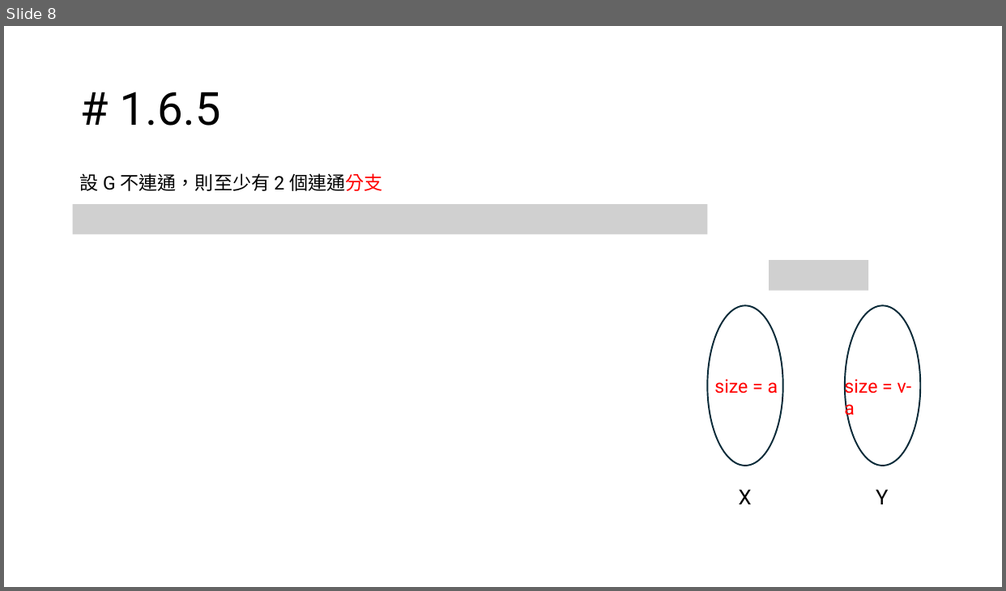
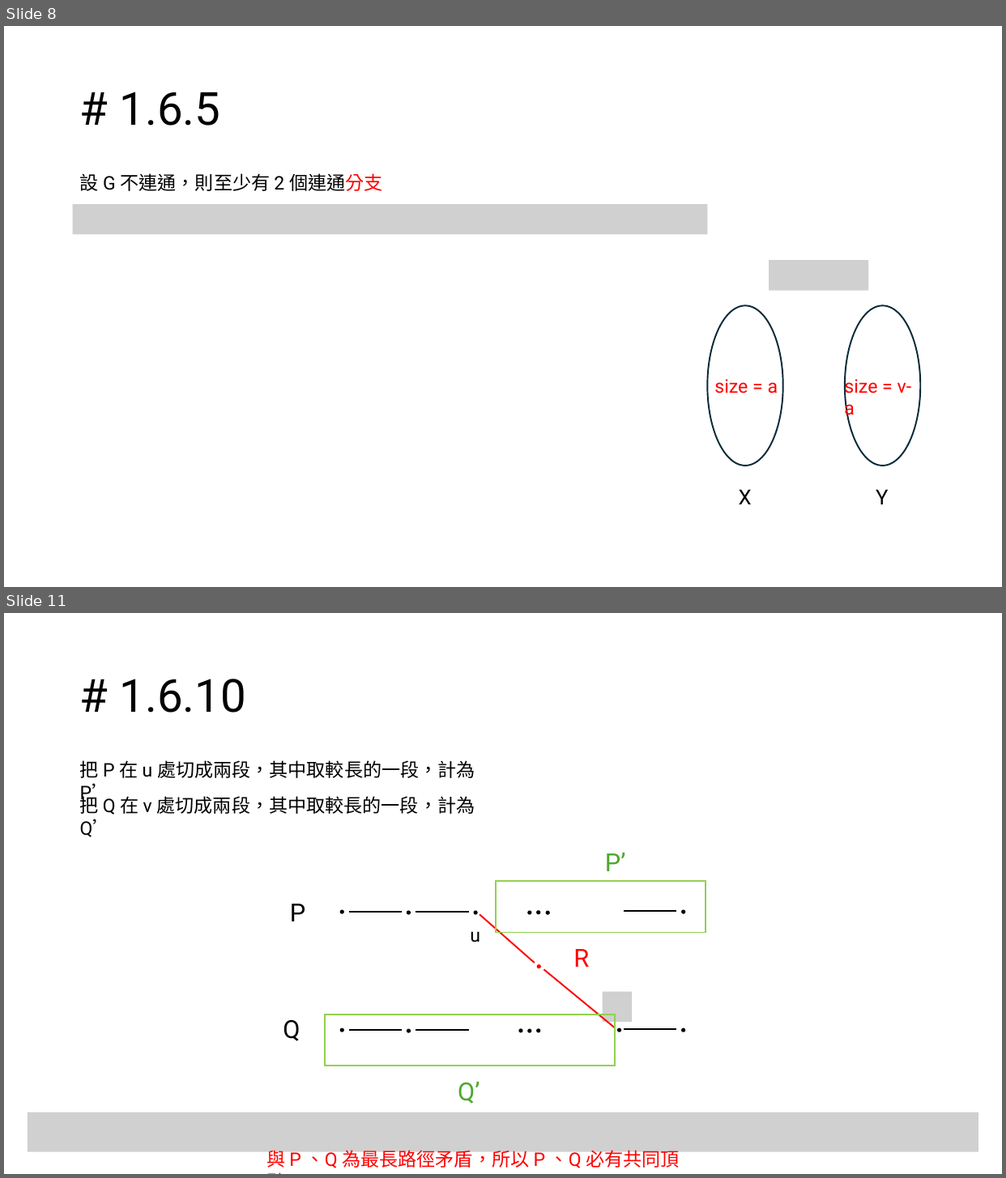
Before and after one commit to PuiPu/senior-college-spring, a slide deck: 圖論/期中圖.pptx. Shown one above the other, each under a label of ours: slide 8 before the commit, slides 8 and 11 after it; the slides between them are not shown. The pictures are 1006x591 and 1006x1178 pixels, drawn with LibreOffice and Linux fonts; fonts in the diff are those of the drawing; grey boxes stand for pictures. Boxes give left, top, right and bottom in pixels: in the first picture for what was removed or moved away, otherwise in the second. Text is boxed around its words. In the diff, an @@ line names an element or a change of style, - is before the commit and + after.

```diff
--- a/圖論/期中圖.pptx
+++ b/圖論/期中圖.pptx
@@ slide 11 added at bbox=[4, 613, 1002, 1174], background #FFFFFF @@
@@ title added at bbox=[120, 679, 247, 713], 44 pt, text #000000 @@
+# 1.6.10
@@ text added at bbox=[80, 760, 475, 778], 18 pt, text #000000 @@
+把 P 在 u 處切成兩段，其中取較長的一段，計為 P’
@@ text added at bbox=[80, 794, 475, 815], 18 pt, text #000000 @@
+把 Q 在 v 處切成兩段，其中取較長的一段，計為 Q’
@@ rectangle added at bbox=[495, 881, 705, 933], outline #92D050 1.5 pt @@
@@ rectangle added at bbox=[325, 1015, 615, 1067], outline #92D050 1.5 pt @@
@@ group added at bbox=[283, 853, 686, 1104]: 15 ellipses, 8 lines, 6 texts, 1 picture @@
+P
+Q
+u
+R
+P’
+Q’
@@ picture added at bbox=[27, 1112, 978, 1152] @@
@@ text added at bbox=[266, 1147, 680, 1170], 18 pt, text #FF0000 @@
+與 P 、Q 為最長路徑矛盾，所以 P 、Q 必有共同頂點
```
Also in this commit, not shown: 10 other slides added, 12 other files.
